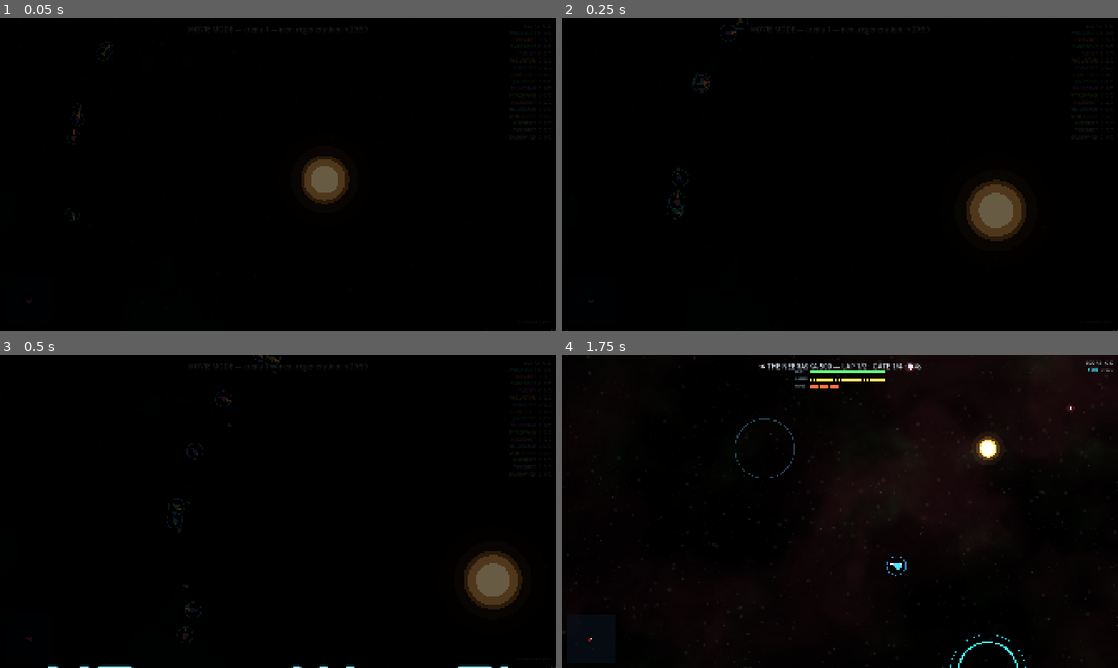
Above: before the commit, frames 1-4 (two rows, left to right).
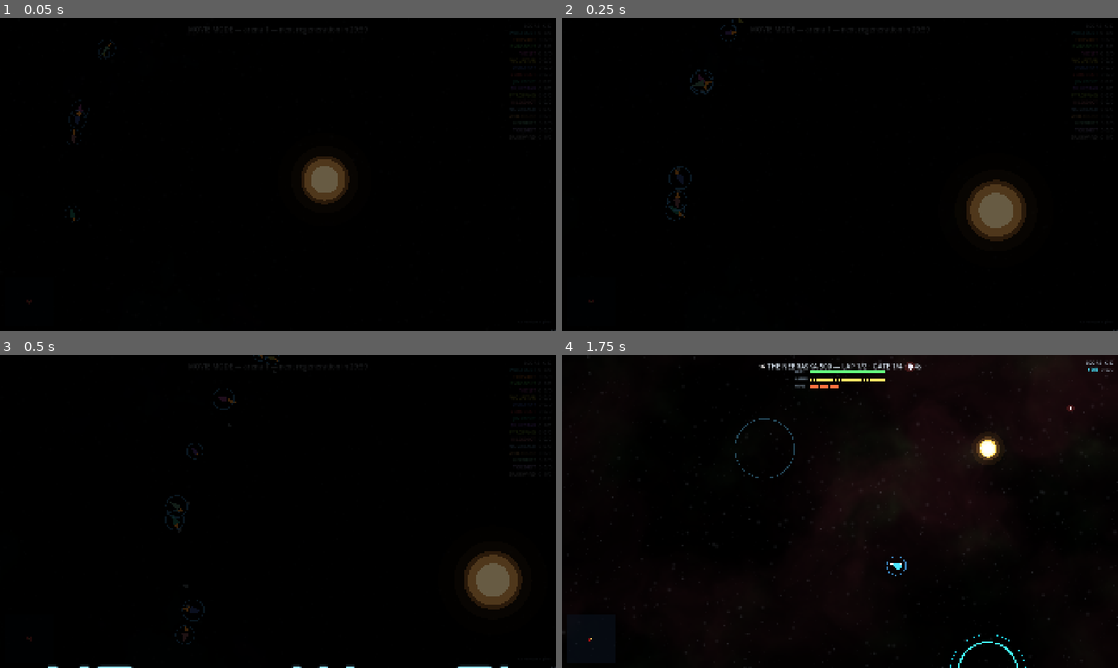
Above: after the commit, the same moments.

Repository: CryptoJones/XSpaceWar-AI
Game: Godot game, scene res://src/ui/main.tscn
The game is run twice, just before and just after one commit, with the same random seed, the same clock (stepped at 60 frames per second) and the same inputs.
Inputs (mouse positions are in pixels of both pictures, inside the frame that each line leads up to):
- Up to frame 1 (0.05 s): no input
- Up to frame 2 (0.25 s): no input
- Up to frame 3 (0.5 s): no input
- Up to frame 4 (1.75 s): tap Enter at 0.5 s; move the mouse to (962, 495) at 0.52 s; hold D (xsw_turn_right) 0.53-1.25 s; hold Space (xsw_fire) 0.53-1.25 s; click (962, 495) at 0.67 s; click (906, 433) at 1.25 s

The runs differ from the first frame. In frame 1, less than 0.1% of the frame differs, in the area x 12-20%, y 8-65%; in frame 2, 0.3%; in frame 3, 0.4%, in the area x 29-51%, y 0-93%; in frame 4, nothing differs.

Commit message:
feat: scale enemy ship visuals by difficulty (#36)

Diff:
--- a/src/render/world_view.gd
+++ b/src/render/world_view.gd
@@ -570,7 +570,7 @@
 
 func _draw_ship(s: SimShip, t: float, ghost: Vector2 = Vector2.ZERO) -> void:
 	var col := ship_color(s)
-	var k := s.radius / 12.0 * _ship_vis_scale
+	var k := s.radius / 12.0 * _ship_vis_scale * _ship_difficulty_visual_scale(s)
 	draw_set_transform(_ipos("s%d" % s.id, s.pos) + s.render_pos_offset + ghost,
 		_iangle(s.id, s.angle), Vector2(k, k))
 
@@ -600,6 +600,28 @@
 		draw_arc(Vector2.ZERO, 22.0, 0.0, TAU, 24, Color(0.6, 1.4, 2.0, a), 2.0)
 
 	draw_set_transform(Vector2.ZERO)
+
+func _ship_difficulty_visual_scale(s: SimShip) -> float:
+	if session == null or not session.bots.has(s.id):
+		return 1.0
+	var human := session.human_ship()
+	if human != null and s.team != -1 and s.team == human.team:
+		return 1.0
+	var bot: BotController = session.bots[s.id]
+	return enemy_ship_visual_scale(bot.difficulty)
+
+static func enemy_ship_visual_scale(difficulty: int) -> float:
+	match difficulty:
+		BotController.Difficulty.ROOKIE:
+			return 1.35
+		BotController.Difficulty.VETERAN:
+			return 1.18
+		BotController.Difficulty.ACE:
+			return 1.0
+		BotController.Difficulty.INSANE:
+			return 0.88
+		_:
+			return 1.0
 
 ## The most watchable fight right now: the closest pair of mutually hostile
 ## alive ships ([id_a, id_b]), a lone survivor ([id]), or [] when empty.
--- a/tests/gameplay_tests.gd
+++ b/tests/gameplay_tests.gd
@@ -26,6 +26,7 @@
 	_test_hull_generation()
 	_test_pick_duel()
 	_test_pov_zoom_multiplier()
+	_test_enemy_ship_visual_scale()
 	_test_radar_zoom()
 	_test_match_stats()
 	_test_corrupt_replay_rejected()
@@ -359,6 +360,28 @@
 		"normal=%.3f zoomed=%.3f" % [normal, zoomed])
 	_check("camera: POV zoom multiplier is clamped", is_equal_approx(clamped, 1.85),
 		"clamped=%.3f" % clamped)
+
+func _test_enemy_ship_visual_scale() -> void:
+	var rookie := WorldView.enemy_ship_visual_scale(BotController.Difficulty.ROOKIE)
+	var veteran := WorldView.enemy_ship_visual_scale(BotController.Difficulty.VETERAN)
+	var ace := WorldView.enemy_ship_visual_scale(BotController.Difficulty.ACE)
+	var insane := WorldView.enemy_ship_visual_scale(BotController.Difficulty.INSANE)
+	_check("enemy scale: easier bots draw larger than hard bots",
+		rookie > veteran and veteran > ace and ace > insane,
+		"%.2f %.2f %.2f %.2f" % [rookie, veteran, ace, insane])
+	var s := GameSession.new()
+	s.start_skirmish(4, GameSession.Mode.TEAM, BotController.Difficulty.ROOKIE)
+	var view := WorldView.new()
+	view.session = s
+	var teammate := s.world.ships[2]  # same team as human ship 0
+	var enemy := s.world.ships[1]
+	_check("enemy scale: teammate remains baseline",
+		is_equal_approx(view._ship_difficulty_visual_scale(teammate), 1.0),
+		"scale=%.2f" % view._ship_difficulty_visual_scale(teammate))
+	_check("enemy scale: opposing bot uses difficulty scale",
+		view._ship_difficulty_visual_scale(enemy) > 1.0,
+		"scale=%.2f" % view._ship_difficulty_visual_scale(enemy))
+	view.free()
 
 func _test_radar_zoom() -> void:
 	# The minimap auto-zoom span must scale with the (user-configurable) map
Not shown, changed: BACKLOG.md
Not shown, changed: CHANGELOG.md
